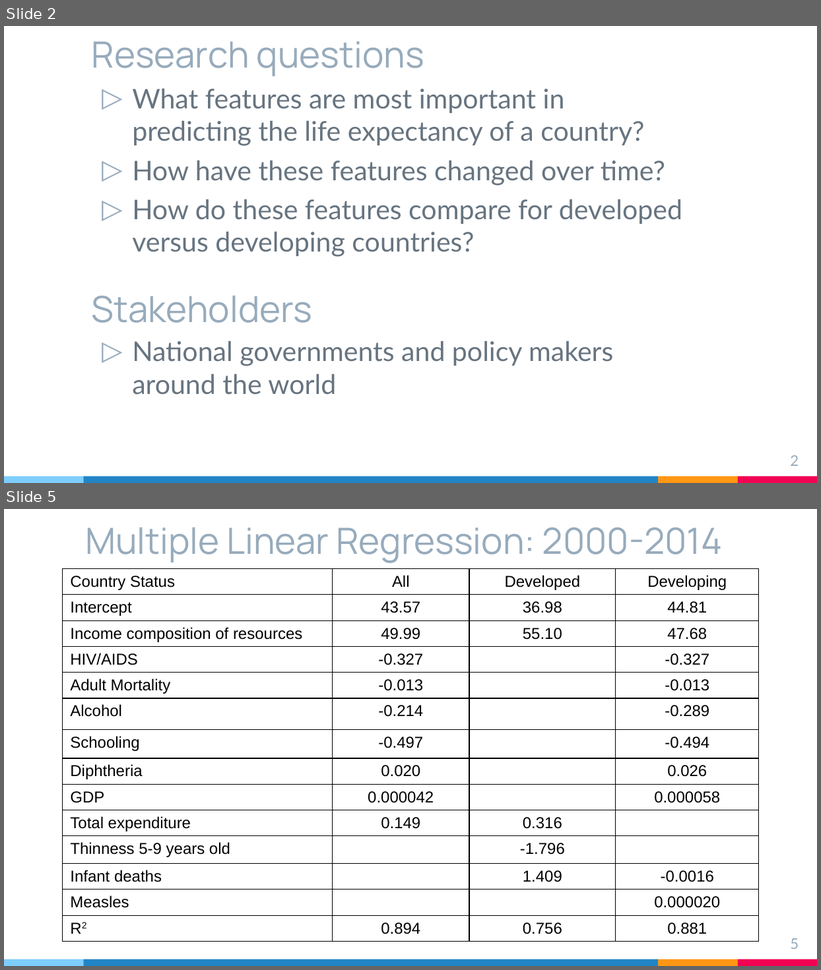
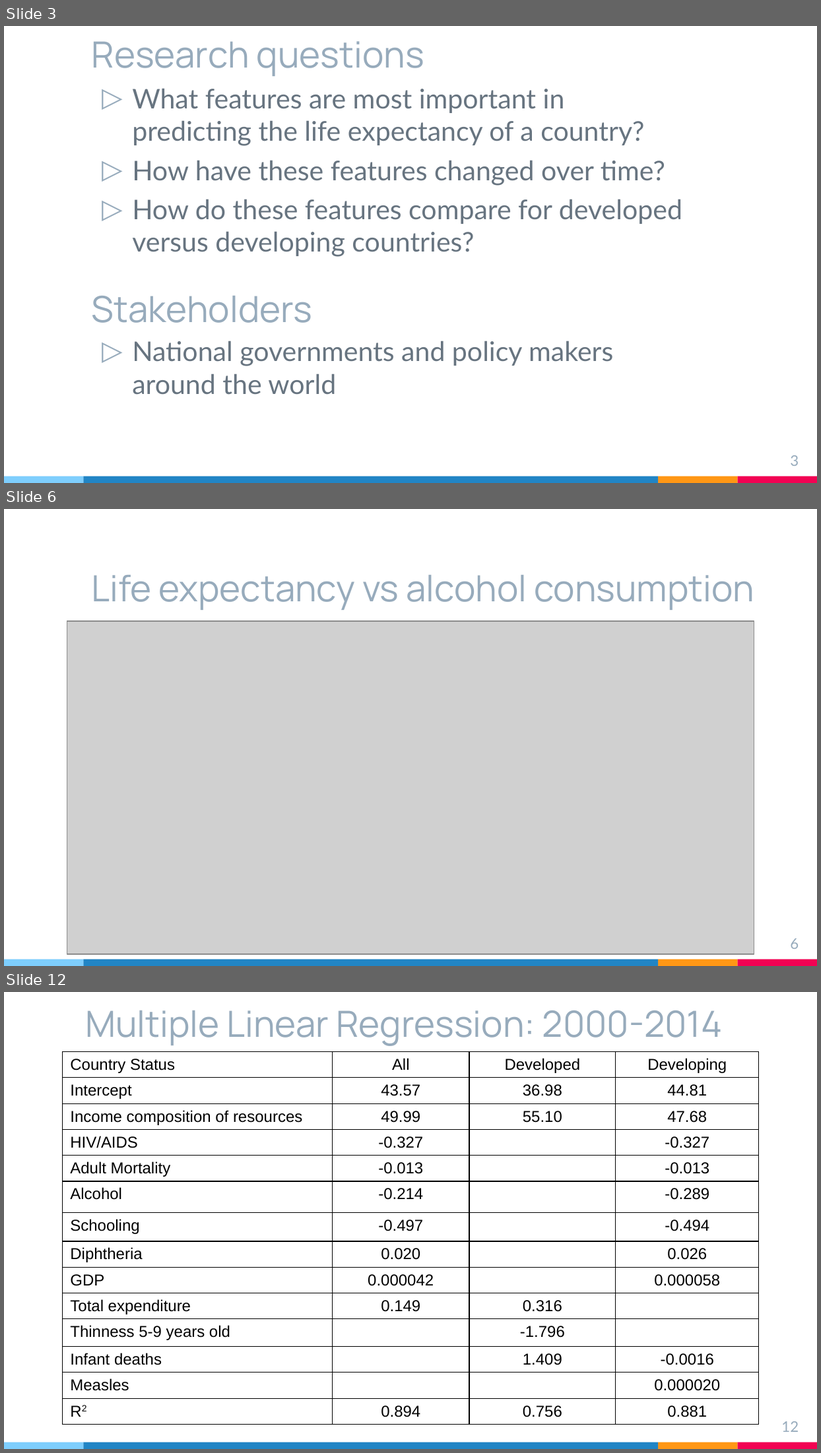
Before and after one commit to rsandbe1/R_project, a slide deck: R_project_presentation.pptx. Shown one above the other, each under a label of ours: slides 2 and 5 before the commit, slides 3, 6 and 12 after it; the slides between them are not shown. The pictures are 821x970 and 821x1453 pixels, drawn with LibreOffice and Linux fonts; fonts in the diff are those of the drawing; grey boxes stand for pictures. Boxes give left, top, right and bottom in pixels: in the first picture for what was removed or moved away, otherwise in the second. Text is boxed around its words. In the diff, an @@ line names an element or a change of style, - is before the commit and + after.

```diff
--- a/R_project_presentation.pptx
+++ b/R_project_presentation.pptx
@@ slide 6 added at (4,509,817,966), background #FFFFFF; not listed: 4 template elements that a slide beside it also shows @@
@@ title added at (92,575,754,610), 32 pt, text #97ABBC @@
+Life expectancy vs alcohol consumption
@@ picture added at (67,621,754,955) @@
@@ page number added at (790,939,799,949), 13 pt, text #97ABBC @@
+6
@@ what was slide 2 is now slide 3 @@
@@ page number at (790,456,799,466): text changed @@
-2
+3
@@ what was slide 5 is now slide 12 @@
@@ page number at (781,1422,799,1432): text changed @@
-5
+12
```
Also in this commit, not shown: 3 slides changed, 13 other slides added, 23 slides removed, 19 other files.
